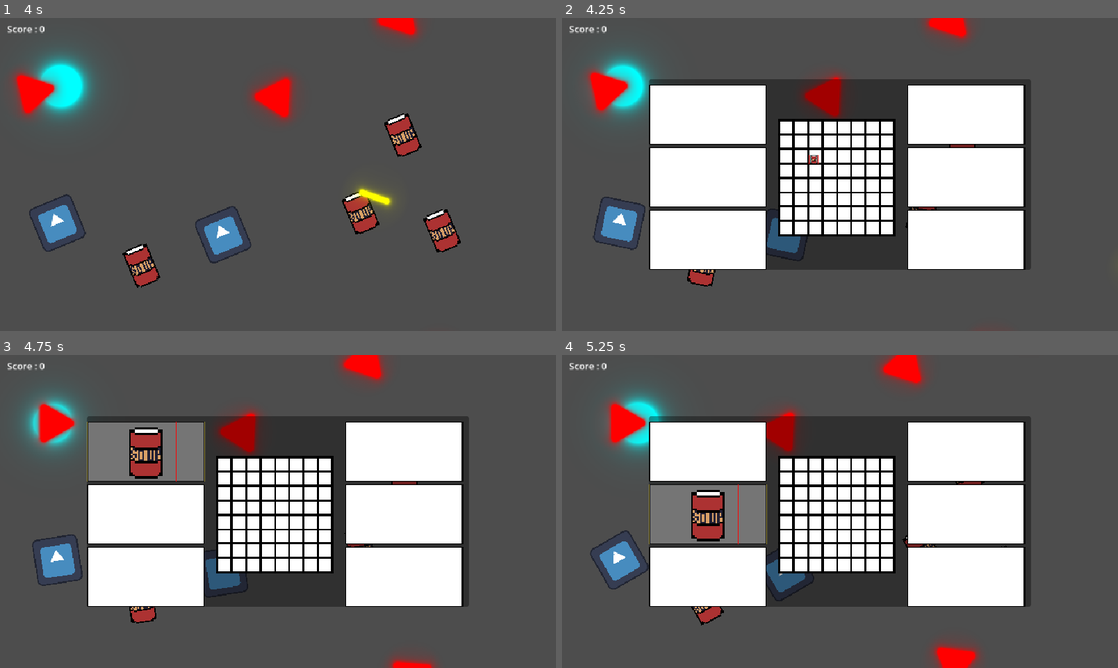
Above: before the commit, frames 1-4 (two rows, left to right).
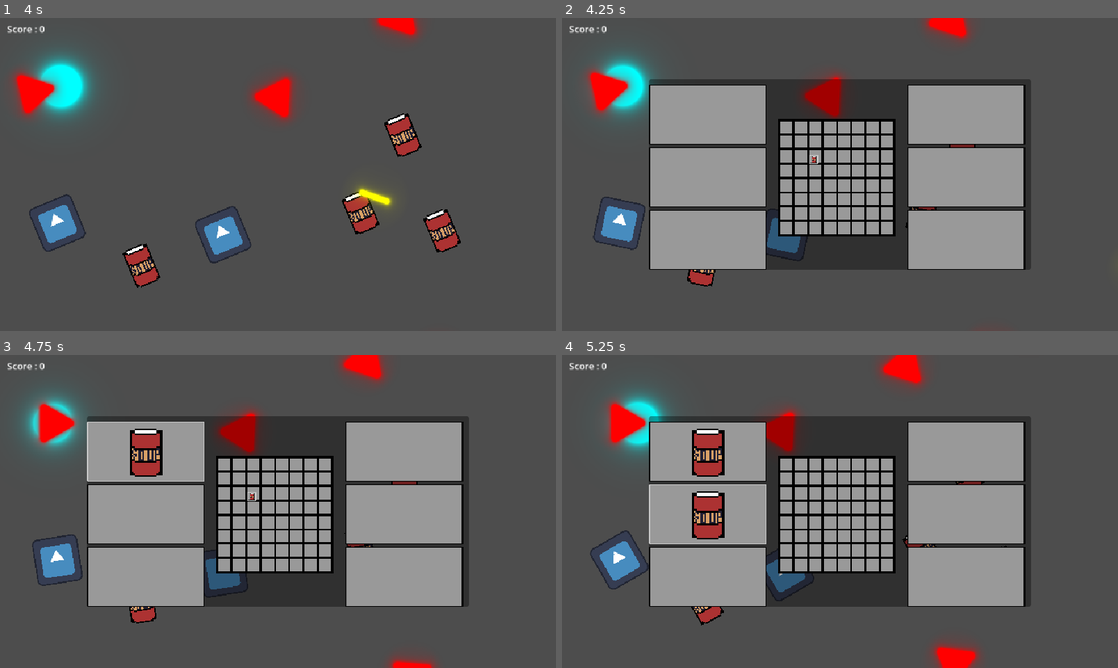
Above: after the commit, the same moments.

Repository: loco-choco/quantux-ui-experiment
Game: Godot game, scene res://main.tscn
Two runs of this game, one before a commit and one after it. Both use one fixed random seed, a clock stepped at 60 frames per second and the inputs below. The engine's default icon, where the game draws it, is replaced by a stand-in: a white triangle on a blue panel in a dark square.
Inputs (mouse positions are in pixels of both pictures, inside the frame that each line leads up to):
- Up to frame 1 (4 s): move the mouse to (400, 158) at 0.52 s; hold Left (player_move_x_neg) 0.53-1.28 s; click (400, 158) at 0.67 s; move the mouse to (166, 190) at 1.27 s; tap Right (player_move_x_pos) at 1.35 s; click (166, 190) at 1.42 s; move the mouse to (333, 105) at 2.02 s; hold Up (player_move_y_neg) 2.03-2.78 s; click (333, 105) at 2.17 s; move the mouse to (250, 237) at 2.77 s; tap Down (player_move_y_pos) at 2.85 s; click (250, 237) at 2.92 s; move the mouse to (444, 221) at 3.52 s; tap E (shoot) at 3.6 s; click (444, 221) at 3.67 s
- Up to frame 2 (4.25 s): tap Space (hud_toggle_inventory) at 4.15 s
- Up to frame 3 (4.75 s): move the mouse to (144, 452) at 4.27 s; tap Left (player_move_x_neg) at 4.35 s; click (144, 452) at 4.42 s
- Up to frame 4 (5.25 s): click (706, 452) at 4.9 s; move the mouse to (706, 514) at 5.02 s; hold Right (player_move_x_pos) from 5.03 s (still down); click (706, 514) at 5.17 s

Frame 1 is identical in both runs. In frame 2, 29% of the frame differs, in the area x 15-83%, y 21-81%; in frame 3, 28%; in frame 4, 28%.

Commit message:
QOL with highlightinh focused/held stuff

Diff:
--- a/inventories/grid/inventory.tscn
+++ b/inventories/grid/inventory.tscn
@@ -131,3 +131,7 @@
 [node name="InventoryItem" parent="." groups=["held_item"] instance=ExtResource("5_2obg0")]
 position = Vector2(427, 236)
 is_picked = true
+
+[node name="InventoryItem2" parent="." groups=["held_item"] instance=ExtResource("5_2obg0")]
+position = Vector2(427, 236)
+is_picked = true
--- a/inventories/grid/inventory_slot.gd
+++ b/inventories/grid/inventory_slot.gd
@@ -8,12 +8,22 @@
 @export var left_neighbor : InventorySlot = null
 
 @export var infinity_size : bool = false
+@onready var focus_sqr : Control = $ColorRect
 
 func _notification(what):
-	if what == NOTIFICATION_FOCUS_ENTER or what == NOTIFICATION_MOUSE_ENTER_SELF:
+	if what == NOTIFICATION_MOUSE_ENTER_SELF:
+		grab_focus()
+	elif what == NOTIFICATION_FOCUS_ENTER:
+		focus_sqr.show()
+		if item_in_slot:
+			item_in_slot.show_focus()
 		var held_item : InventoryItem = get_tree().get_first_node_in_group("held_item")
 		if held_item != null:
 			held_item.global_position = global_position
+	elif what == NOTIFICATION_FOCUS_EXIT:
+		focus_sqr.hide()
+		if item_in_slot:
+			item_in_slot.show_unfocus()
 
 func _gui_input(event: InputEvent) -> void:
 	if event.is_action_pressed("inventory_select"):
@@ -45,6 +55,16 @@
 
 func has_item() -> bool:
 	return item_in_slot != null
+
+func set_neighbors_as_next_on_focus() -> void:
+	if top_neighbor:
+		focus_neighbor_top    = top_neighbor.get_path()
+	if focus_neighbor_bottom:
+		focus_neighbor_bottom = bottom_neighbor.get_path()
+	if focus_neighbor_right:
+		focus_neighbor_right  = right_neighbor.get_path()
+	if focus_neighbor_left:
+		focus_neighbor_left   = left_neighbor.get_path()
 
 func set_item(item: InventoryItem) -> bool:
 	assert(item.dimensions.x > 0 and item.dimensions.y > 0, "Dimension is not positive! ")
--- a/inventories/grid/inventory_slot.tscn
+++ b/inventories/grid/inventory_slot.tscn
@@ -19,9 +19,11 @@
 offset_bottom = 18.0
 size_flags_horizontal = 3
 size_flags_vertical = 3
+focus_mode = 2
 theme_override_styles/panel = SubResource("StyleBoxFlat_2l6od")
 script = ExtResource("1_0xh8c")
 
 [node name="ColorRect" type="ColorRect" parent="."]
+visible = false
 layout_mode = 2
 mouse_filter = 2
--- a/inventories/grid/item_grid.gd
+++ b/inventories/grid/item_grid.gd
@@ -26,3 +26,4 @@
 			slot.bottom_neighbor = slots[x + (y + 1) * rows] if y < rows - 1    else null
 			slot.right_neighbor  = slots[x + 1 + y * rows]   if x < columns - 1 else null
 			slot.left_neighbor   = slots[x - 1 + y * rows]   if x > 0           else null
+			slot.set_neighbors_as_next_on_focus()
--- a/items/inventory_item.gd
+++ b/items/inventory_item.gd
@@ -4,7 +4,11 @@
 var is_rotated: bool = false
 @export var is_picked: bool = false
 @onready var panel: PanelContainer = $PanelContainer
-@onready var icon: TextureRect = $PanelContainer/AspectRatioContainer/Icon
+@onready var icon: TextureRect = $PanelContainer/MarginContainer/AspectRatioContainer/Icon
+
+@onready var panelDiselected: Panel = $PanelContainer/PanelDiselected
+@onready var panelSelected: Panel = $PanelContainer/PanelSelected
+@onready var panelHeld: Panel = $PanelContainer/PanelHeld
 
 var dimensions: Vector2i:
 	get():
@@ -22,15 +26,30 @@
 
 func get_picked_up() -> void:
 	add_to_group("held_item")
+	show_held()
 	is_picked = true
 	z_index = 10
 
 func get_placed(rect: Rect2) -> void:
-	is_picked = false
-	z_index = 0
 	global_position = rect.position
 	panel.size = rect.size
 	remove_from_group("held_item")
+	show_focus()
+	is_picked = false
+	z_index = 0
+
+func show_focus() -> void:
+	panelHeld.hide()
+	panelDiselected.hide()
+	panelSelected.show()
+func show_unfocus() -> void:
+	panelHeld.hide()
+	panelDiselected.show()
+	panelSelected.hide()
+func show_held() -> void:
+	panelHeld.show()
+	panelDiselected.hide()
+	panelSelected.hide()
 
 func do_rotation() -> void:
 	var old_size : Vector2 = panel.size / Vector2(dimensions)
--- a/items/inventory_item.tscn
+++ b/items/inventory_item.tscn
@@ -1,8 +1,47 @@
-[gd_scene load_steps=4 format=3 uid="uid://bondeddh1fui1"]
+[gd_scene load_steps=8 format=3 uid="uid://bondeddh1fui1"]
 
 [ext_resource type="Script" uid="uid://d3ok17le3eh7v" path="res://items/inventory_item.gd" id="1_7uw6o"]
 [ext_resource type="Texture2D" uid="uid://c4ovb6eqsu04x" path="res://items/item.png" id="1_pj3yu"]
 [ext_resource type="Resource" uid="uid://bn4doka08j5ua" path="res://items/soup_item.tres" id="2_v7vax"]
+
+[sub_resource type="StyleBoxEmpty" id="StyleBoxEmpty_v7vax"]
+
+[sub_resource type="StyleBoxFlat" id="StyleBoxFlat_gs1gh"]
+border_width_left = 2
+border_width_top = 2
+border_width_right = 2
+border_width_bottom = 2
+border_color = Color(0, 0, 0, 1)
+corner_radius_top_left = 2
+corner_radius_top_right = 2
+corner_radius_bottom_right = 2
+corner_radius_bottom_left = 2
+anti_aliasing_size = 0.1
+
+[sub_resource type="StyleBoxFlat" id="StyleBoxFlat_wfwh4"]
+border_width_left = 2
+border_width_top = 2
+border_width_right = 2
+border_width_bottom = 2
+border_color = Color(0.78352344, 0.7835234, 0.7835234, 1)
+corner_radius_top_left = 2
+corner_radius_top_right = 2
+corner_radius_bottom_right = 2
+corner_radius_bottom_left = 2
+anti_aliasing_size = 0.1
+
+[sub_resource type="StyleBoxFlat" id="StyleBoxFlat_v7vax"]
+bg_color = Color(0.6, 0.6, 0.6, 0.15686275)
+border_width_left = 2
+border_width_top = 2
+border_width_right = 2
+border_width_bottom = 2
+border_color = Color(0.78352344, 0.7835234, 0.7835234, 1)
+corner_radius_top_left = 2
+corner_radius_top_right = 2
+corner_radius_bottom_right = 2
+corner_radius_bottom_left = 2
+anti_aliasing_size = 0.1
 
 [node name="InventoryItem" type="Node2D"]
 script = ExtResource("1_7uw6o")
@@ -13,23 +52,38 @@
 offset_bottom = 16.0
 pivot_offset = Vector2(8, 8)
 mouse_filter = 2
+theme_override_styles/panel = SubResource("StyleBoxEmpty_v7vax")
 
-[node name="ReferenceRect" type="ReferenceRect" parent="PanelContainer"]
+[node name="PanelDiselected" type="Panel" parent="PanelContainer"]
+visible = false
 layout_mode = 2
 mouse_filter = 2
-border_color = Color(0.5886024, 0.5418278, 0.2207968, 1)
-editor_only = false
+theme_override_styles/panel = SubResource("StyleBoxFlat_gs1gh")
 
-[node name="AspectRatioContainer" type="AspectRatioContainer" parent="PanelContainer"]
+[node name="PanelSelected" type="Panel" parent="PanelContainer"]
+visible = false
+layout_mode = 2
+mouse_filter = 2
+theme_override_styles/panel = SubResource("StyleBoxFlat_wfwh4")
+
+[node name="PanelHeld" type="Panel" parent="PanelContainer"]
+layout_mode = 2
+mouse_filter = 2
+theme_override_styles/panel = SubResource("StyleBoxFlat_v7vax")
+
+[node name="MarginContainer" type="MarginContainer" parent="PanelContainer"]
+layout_mode = 2
+mouse_filter = 2
+theme_override_constants/margin_left = 2
+theme_override_constants/margin_top = 2
+theme_override_constants/margin_right = 2
+theme_override_constants/margin_bottom = 2
+
+[node name="AspectRatioContainer" type="AspectRatioContainer" parent="PanelContainer/MarginContainer"]
 layout_mode = 2
 mouse_filter = 2
 
-[node name="ReferenceRect" type="ReferenceRect" parent="PanelContainer/AspectRatioContainer"]
-layout_mode = 2
-mouse_filter = 2
-editor_only = false
-
-[node name="Icon" type="TextureRect" parent="PanelContainer/AspectRatioContainer"]
+[node name="Icon" type="TextureRect" parent="PanelContainer/MarginContainer/AspectRatioContainer"]
 texture_filter = 1
 layout_mode = 2
 mouse_filter = 2
--- a/project.godot
+++ b/project.godot
@@ -54,6 +54,7 @@
 inventory_select={
 "deadzone": 0.2,
 "events": [Object(InputEventMouseButton,"resource_local_to_scene":false,"resource_name":"","device":-1,"window_id":0,"a …(253 unchanged characters)…
+, Object(InputEventJoypadButton,"resource_local_to_scene":false,"resource_name":"","device":-1,"button_index":1,"pressure":0.0,"pressed":true,"script":null)
 ]
 }
 hud_toggle_inventory={
